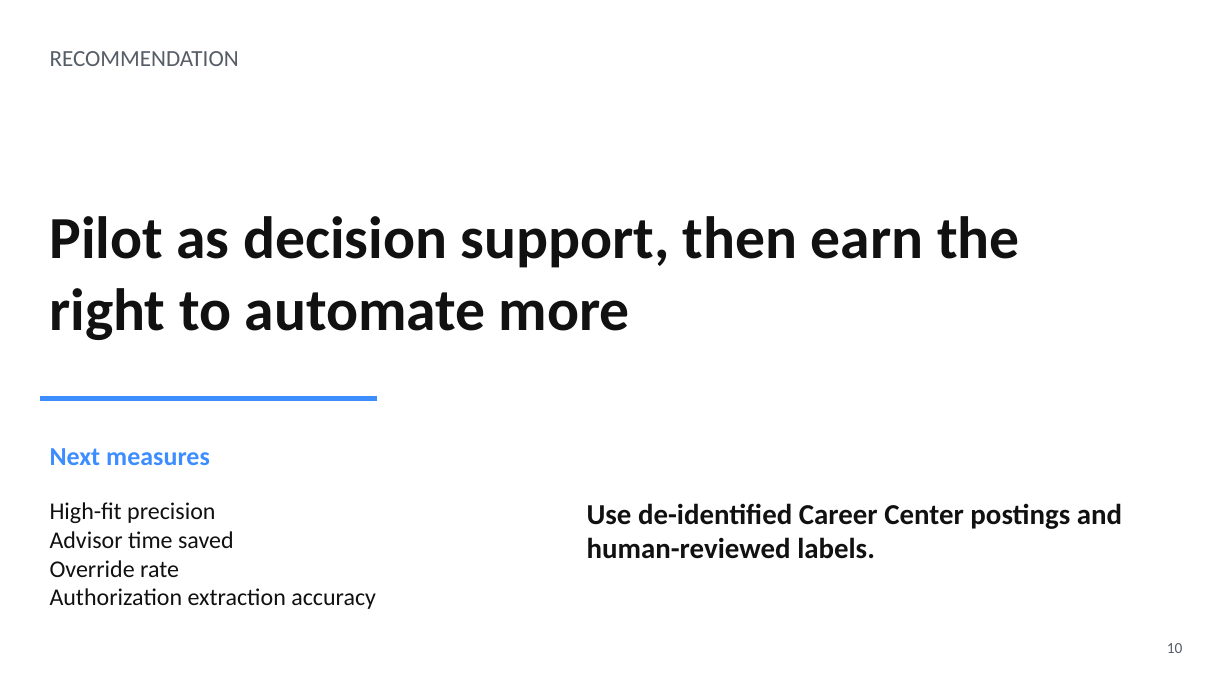
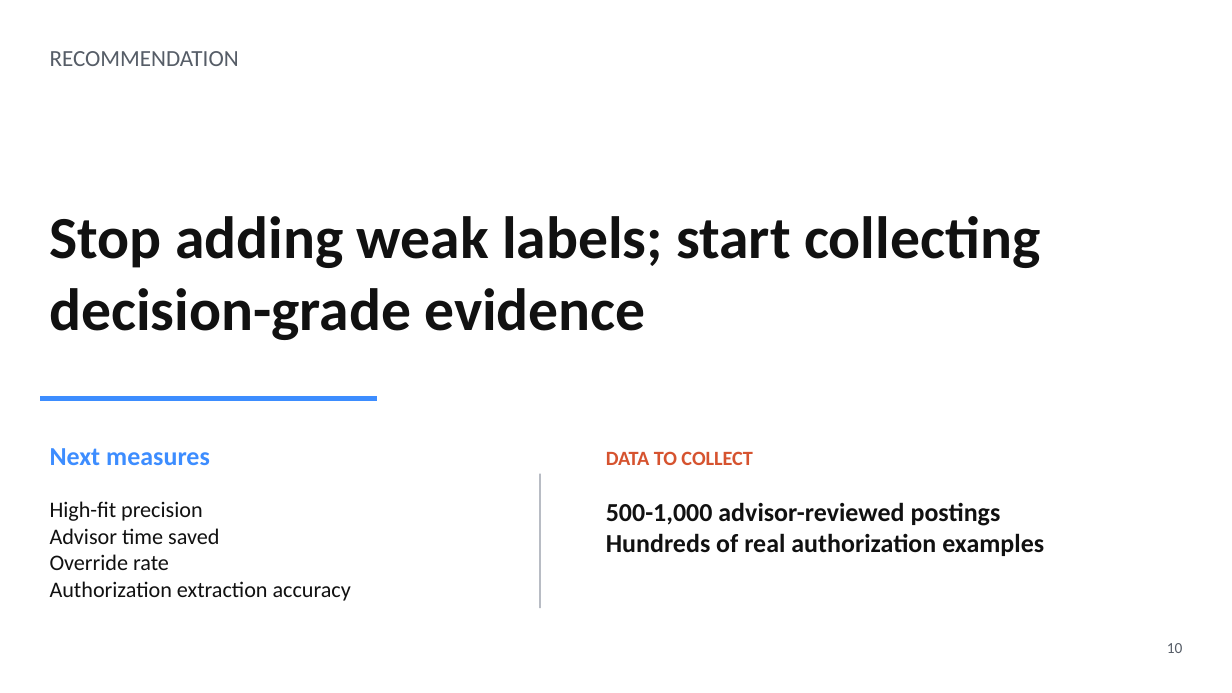
Before and after one commit to Kongbai815/job-matching-nlp, a slide deck: slide 10 of slides/MSBA_Job_Matching_Final_Deck.pptx. Drawn at 1232x693 pixels with LibreOffice and Linux fonts; fonts in the diff are those of the drawing. Boxes give left, top, right and bottom in pixels: in the first picture for what was removed or moved away, otherwise in the second. Text is boxed around its words. In the diff, an @@ line names an element or a change of style, - is before the commit and + after.

```diff
--- a/slides/MSBA_Job_Matching_Final_Deck.pptx
+++ b/slides/MSBA_Job_Matching_Final_Deck.pptx
@@ text at [49, 216, 1040, 340]: text changed @@
-Pilot as decision support, then earn the right to automate more
+Stop adding weak labels; start collecting decision-grade evidence
@@ rectangle added at [539, 473, 541, 608], fill #B8BCC4 @@
@@ text added at [606, 451, 753, 465], 15.8 pt, text #D6532F, bold @@
+DATA TO COLLECT
@@ text "High-fit precision" at [50, 501, 351, 601]: size 18.8 to 17.2 pt @@
@@ text removed at [587, 503, 1122, 559] @@
-Use de-identified Career Center postings and human-reviewed labels.
@@ text added at [606, 502, 1044, 556], 20.2 pt, text #111111, bold @@
+500-1,000 advisor-reviewed postings
+Hundreds of real authorization examples
```
Also in this commit, not shown: 6 other slides changed, 1 slide added, 1 slide removed, 34 other files.
